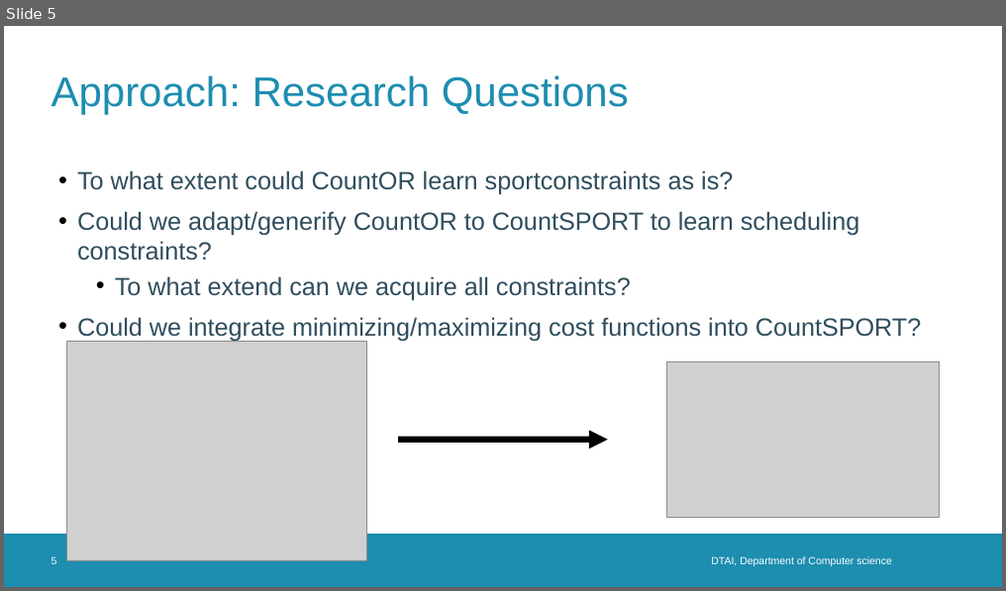
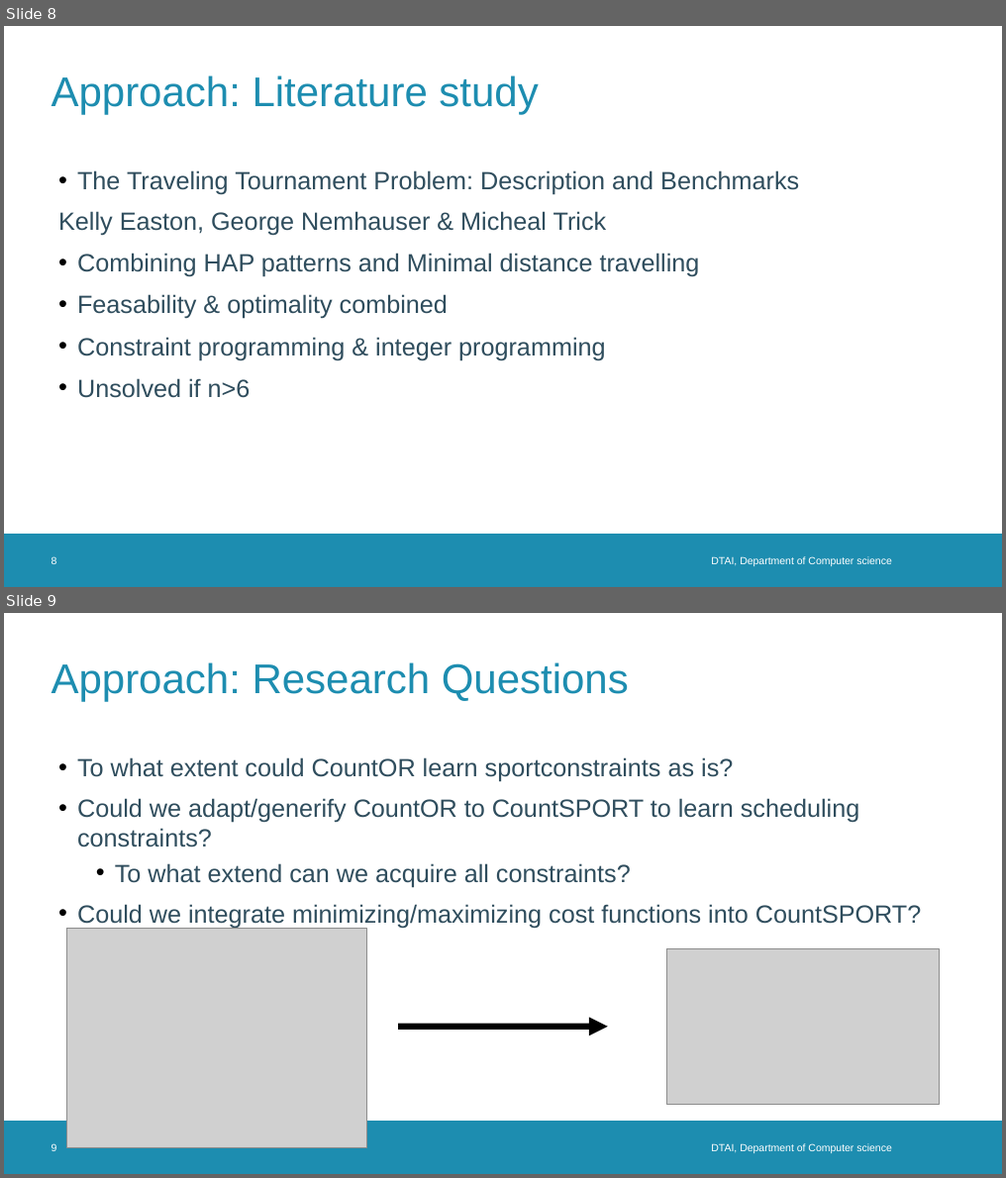
Before and after one commit to TomDBTechB/RoundRobinGenerator, a slide deck: Presentations/intermediate presentation 2.odp. Shown one above the other, each under a label of ours: slide 5 before the commit, slides 8 and 9 after it. The pictures are 1006x591 and 1006x1178 pixels, drawn with LibreOffice and Linux fonts; fonts in the diff are those of the drawing; grey boxes stand for pictures; background and template pictures are left out. Boxes give left, top, right and bottom in pixels: in the first picture for what was removed or moved away, otherwise in the second. Text is boxed around its words. In the diff, an @@ line names an element or a change of style, - is before the commit and + after.

Commit message:
lots of papers + latex setup for thesis + presentations + first text

```diff
--- a/Presentations/intermediate presentation 2.odp
+++ b/Presentations/intermediate presentation 2.odp
@@ slide 8 added at bbox=[4, 26, 1002, 587], background #FFFFFF; not listed: 1 template element that a slide beside it also shows @@
@@ title added at bbox=[52, 76, 538, 115], 40 pt, text #1D8DB0 @@
+Approach: Literature study
@@ text added at bbox=[58, 171, 799, 398], 24 pt, text #2F4D5D @@
+• The Traveling Tournament Problem: Description and Benchmarks
+Kelly Easton, George Nemhauser & Micheal Trick
+  • Combining HAP patterns and Minimal distance travelling
+  • Feasability & optimality combined
+  • Constraint programming & integer programming
+  • Unsolved if n>6
@@ page number added at bbox=[52, 557, 57, 565], 10 pt, text #FFFFFF @@
+8
@@ text added at bbox=[711, 557, 892, 567], 10 pt, text #FFFFFF @@
+DTAI, Department of Computer science
@@ what was slide 5 is now slide 9 @@
@@ page number at bbox=[52, 1144, 57, 1152]: text changed @@
-5
+9
```
Also in this commit, not shown: 7 slides changed, 5 other slides added, 26 other files.
